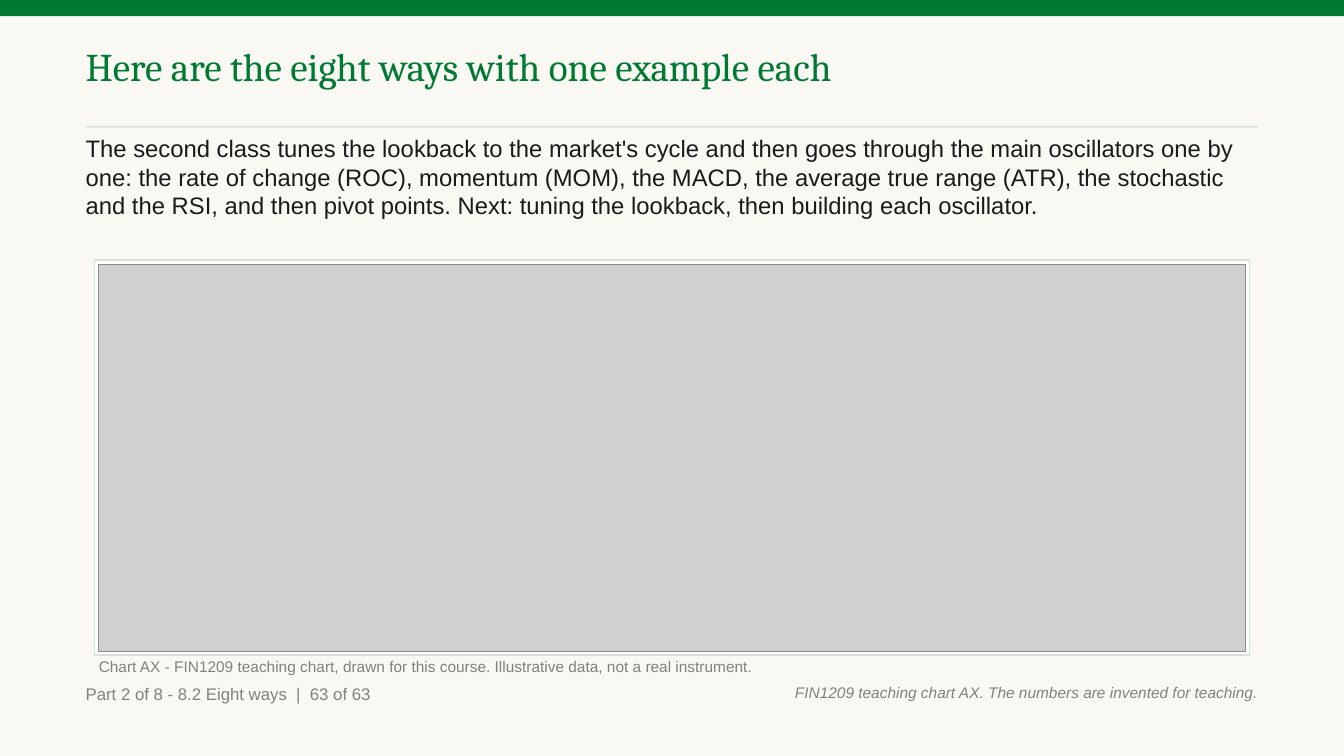
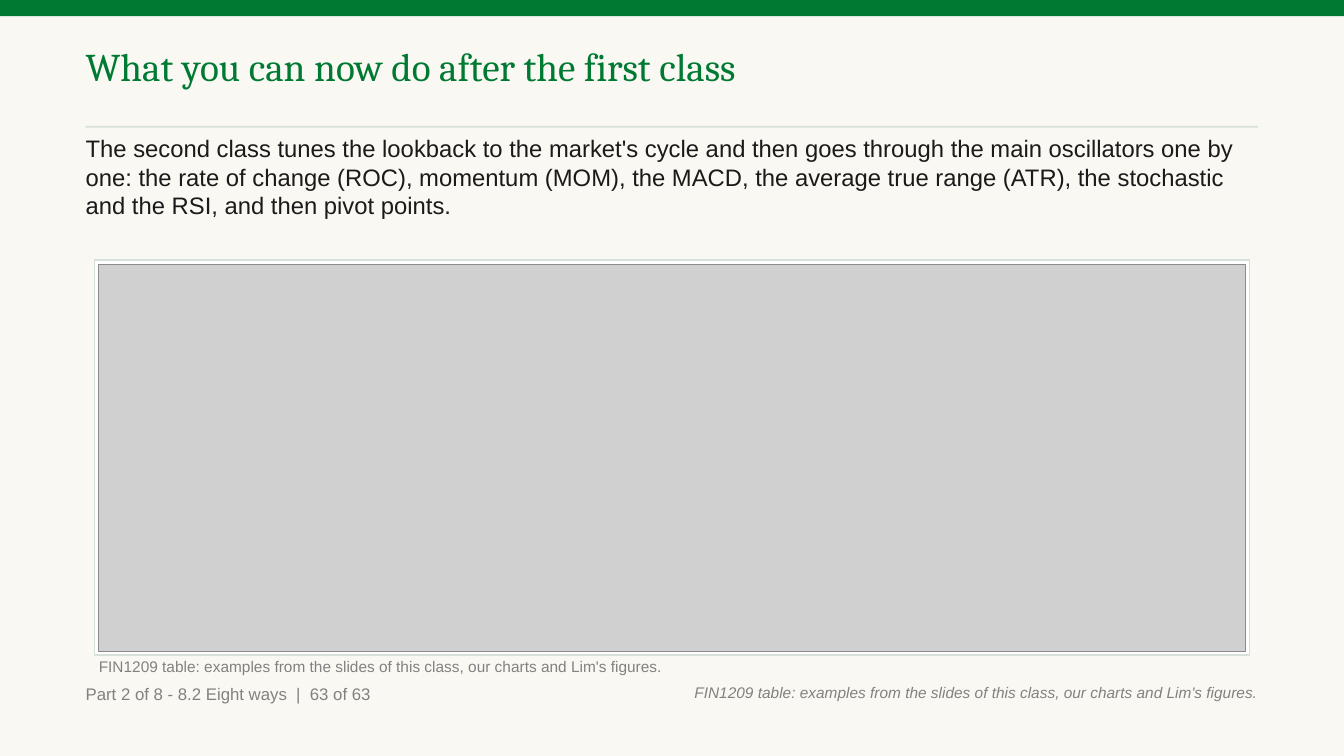
Before and after one commit to benjiesotelo-sudo/Telos_FIN1209, a slide deck: slide 141 of chapter-08/FIN1209-Chapter-08.pptx. Drawn at 1344x756 pixels with LibreOffice and Linux fonts; fonts in the diff are those of the drawing; grey boxes stand for pictures. Boxes give left, top, right and bottom in pixels: in the first picture for what was removed or moved away, otherwise in the second. Text is boxed around its words. In the diff, an @@ line names an element or a change of style, - is before the commit and + after.

Commit message:
Chapter 8 Part A read 2: machine checks for marks, badges, parts and chart data; both read-2 reports applied

```diff
--- a/chapter-08/FIN1209-Chapter-08.pptx
+++ b/chapter-08/FIN1209-Chapter-08.pptx
@@ text at (86, 53, 735, 90): text changed @@
-Here are the eight ways with one example each
+What you can now do after the first class
@@ text at (86, 139, 1233, 219): text changed @@
-The second class tunes the lookback to the market's cycle and then goes through the main oscillators one by one: the rate of change (ROC), momentum (MOM), the MACD, the average true range (ATR), the stochastic and the RSI, and then pivot points. Next: tuning the lookback, then building each oscillator.
+The second class tunes the lookback to the market's cycle and then goes through the main oscillators one by one: the rate of change (ROC), momentum (MOM), the MACD, the average true range (ATR), the stochastic and the RSI, and then pivot points.
@@ text at (99, 661, 662, 675): text changed @@
-Chart AX - FIN1209 teaching chart, drawn for this course. Illustrative data, not a real instrument.
+FIN1209 table: examples from the slides of this class, our charts and Lim's figures.
@@ text at (694, 687, 1257, 701): text changed @@
-FIN1209 teaching chart AX. The numbers are invented for teaching.
+FIN1209 table: examples from the slides of this class, our charts and Lim's figures.
```
Also in this commit, not shown: 40 other slides changed, 10 other files.
